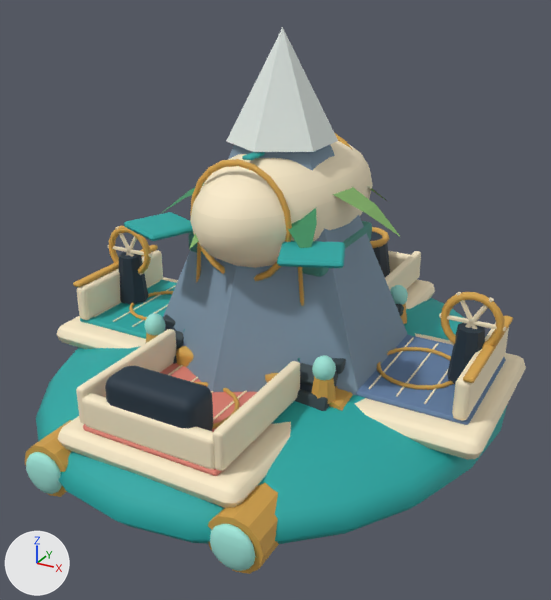
A saved change to the glTF model apps/web/public/art/tiny-worlds.glb.
Rendered twice from a 50 mm camera at (3.88, -7.2, 4.5) aimed at (-0.02, -0.11, 0.96). The lights are fixed; the arrows at lower left show +X, +Y and +Z. The first picture is the older version. Where no turn or scale is listed for an object, it has been applied to the vertices. Vertices at exactly the same position are counted once.

Objects in the first picture: 'airship', 'ark_controls', 'ark_hull', 'mountain', 'palm', 'temple', 'truck' and 2 more.
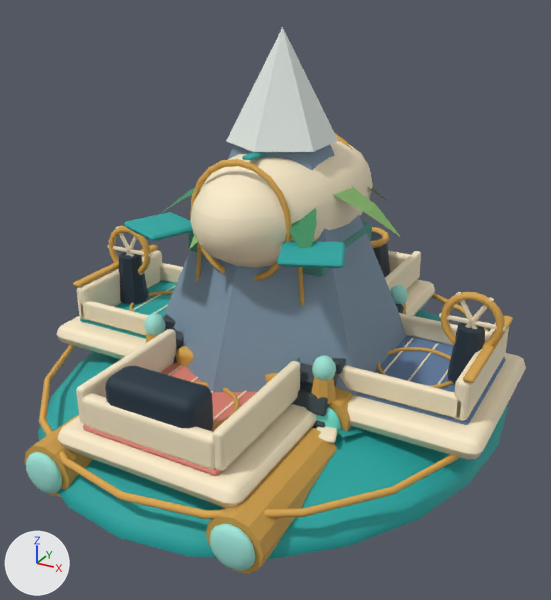
Changed parts and their boxes (x1, y1, x2, y2) in the pictures (551 x 600 px):
part 1 of me_sphere_070, added (cyan)
    after: (38, 309, 508, 559)
part 2 of me_sphere_070, added (beige)
    after: (80, 301, 149, 335)
part 3 of me_sphere_070, added
    after: (160, 263, 183, 284)
part 4 of me_sphere_070, added (beige)
    after: (339, 366, 461, 419)
part 5 of me_sphere_070, added
    after: (399, 313, 489, 346)
part 6 of me_sphere_070, rebuilt (8% shorter)
    before: (36, 298, 507, 544)
    after: (39, 293, 489, 519)

Edits to the bpy script that builds the scene:
```text
Change me_sphere_070:
    used by ob_ark_hull; location = (0.0, 0.0, 0.0)
    remove me_sphere_070.from_pydata(...)  # 2374 vertices, 4540 faces; spans x -2.67..2.67, y -3.1..3.1, z -0.59..0.94
    add me_sphere_070.from_pydata(...)  # 2714 vertices, 5204 faces; spans x -2.67..2.67, y -3.1..3.1, z -0.65..0.94
    me_sphere_070 part 1: a new loose piece, a UV sphere (24 segments, 10 rings, poles along z) spanning x -2.65..2.65, y -3.1..3.1, z -0.65..0.19, in mat_shared_hand_painted_toy_surface
    me_sphere_070 part 2: the loose piece of 56 vertices spanning x -0.75..0.75, y -2.62..-2.47, z 0.43..0.77 is copied, and the copy is scaled about its middle by (0.977, 0.654, 0.742), then moved by (-1.7, 1.8, -0.02); it spans x -2.43..-0.98, y -0.8..-0.7, z 0.45..0.7
    me_sphere_070 part 3: the loose piece of 56 vertices spanning x -0.75..0.75, y 2.47..2.62, z 0.43..0.77 is copied, and the copy is scaled about its middle by (0.977, 0.654, 0.742), then moved by (-1.7, -1.8, -0.02); it spans x -2.43..-0.98, y 0.7..0.8, z 0.45..0.7
    me_sphere_070 part 4: the loose piece of 56 vertices spanning x -0.75..0.75, y -2.62..-2.47, z 0.43..0.77 is copied, and the copy is scaled about its middle by (0.977, 0.654, 0.742), then moved by (1.7, 1.8, -0.02); it spans x 0.98..2.43, y -0.8..-0.7, z 0.45..0.7
    me_sphere_070 part 5: the loose piece of 56 vertices spanning x -0.75..0.75, y 2.47..2.62, z 0.43..0.77 is copied, and the copy is scaled about its middle by (0.977, 0.654, 0.742), then moved by (1.7, -1.8, -0.02); it spans x 0.98..2.43, y 0.7..0.8, z 0.45..0.7
    me_sphere_070 part 6: the loose piece of 218 vertices spanning x -2.65..2.65, y -3.1..3.1, z -0.59..0.51 is rebuilt with 120 vertices and now spans x -2.62..2.62, y -3.03..3.03, z 0.13..0.19
    other edits to the shape of me_sphere_070 do not show in these pictures
```
